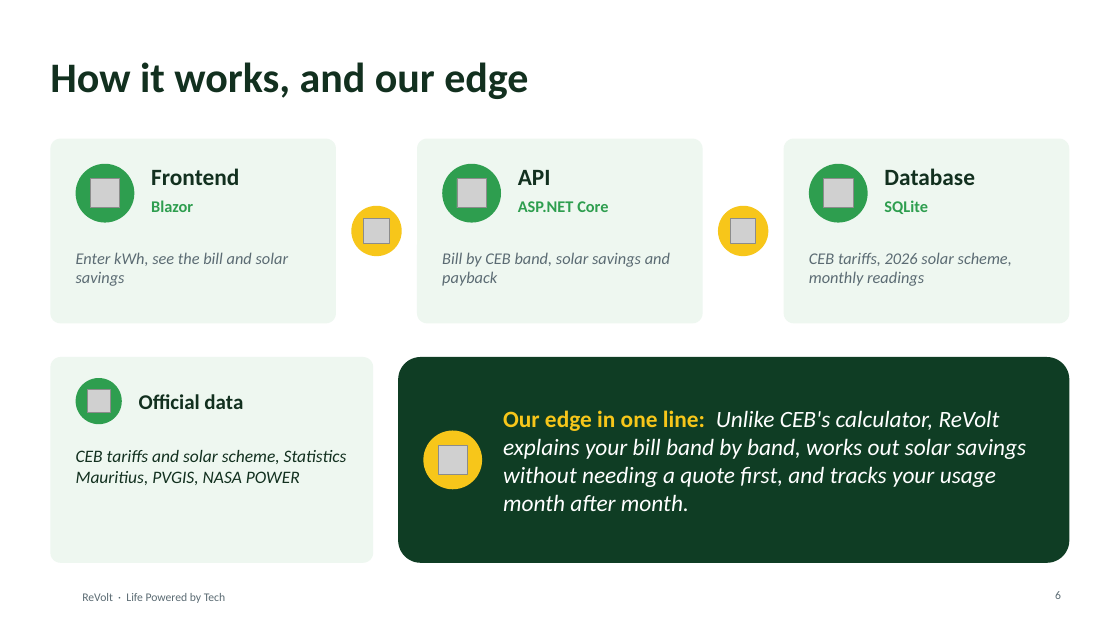
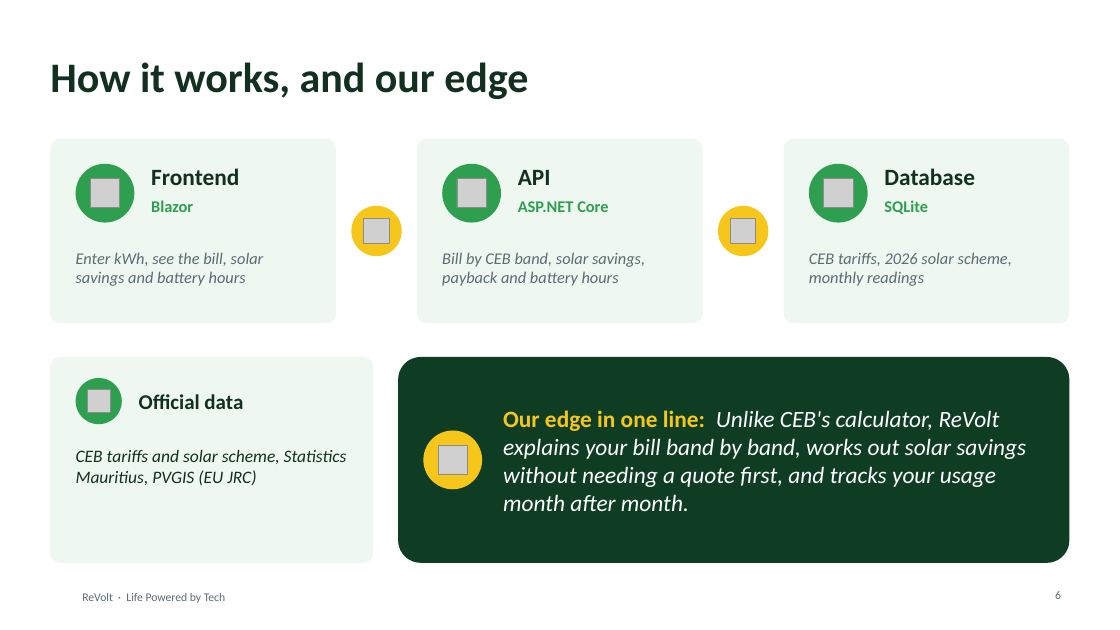
Before and after one commit to Rinkazuto/The-Revengers, a slide deck: slide 6 of docs/slides/ReVolt_Pitch_Deck.pptx. Drawn at 1120x630 pixels with LibreOffice and Linux fonts; fonts in the diff are those of the drawing; grey boxes stand for pictures; background and template pictures are left out. Boxes give left, top, right and bottom in pixels: in the first picture for what was removed or moved away, otherwise in the second. Text is boxed around its words. In the diff, an @@ line names an element or a change of style, - is before the commit and + after.

Commit message:
Add QA test cases (bill, solar, readings, cyclone), pitch deck updates and Q&A prep

```diff
--- a/docs/slides/ReVolt_Pitch_Deck.pptx
+++ b/docs/slides/ReVolt_Pitch_Deck.pptx
@@ text at box(76, 252, 264, 286): text changed @@
-Enter kWh, see the bill and solar savings
+Enter kWh, see the bill, solar savings and battery hours
@@ text at box(442, 252, 645, 286): text changed @@
-Bill by CEB band, solar savings and payback
+Bill by CEB band, solar savings, payback and battery hours
@@ text at box(76, 450, 347, 485): text changed @@
-CEB tariffs and solar scheme, Statistics Mauritius, PVGIS, NASA POWER
+CEB tariffs and solar scheme, Statistics Mauritius, PVGIS (EU JRC)
```
Also in this commit, not shown: 3 other slides changed, 1 slide added, 5 other files.
